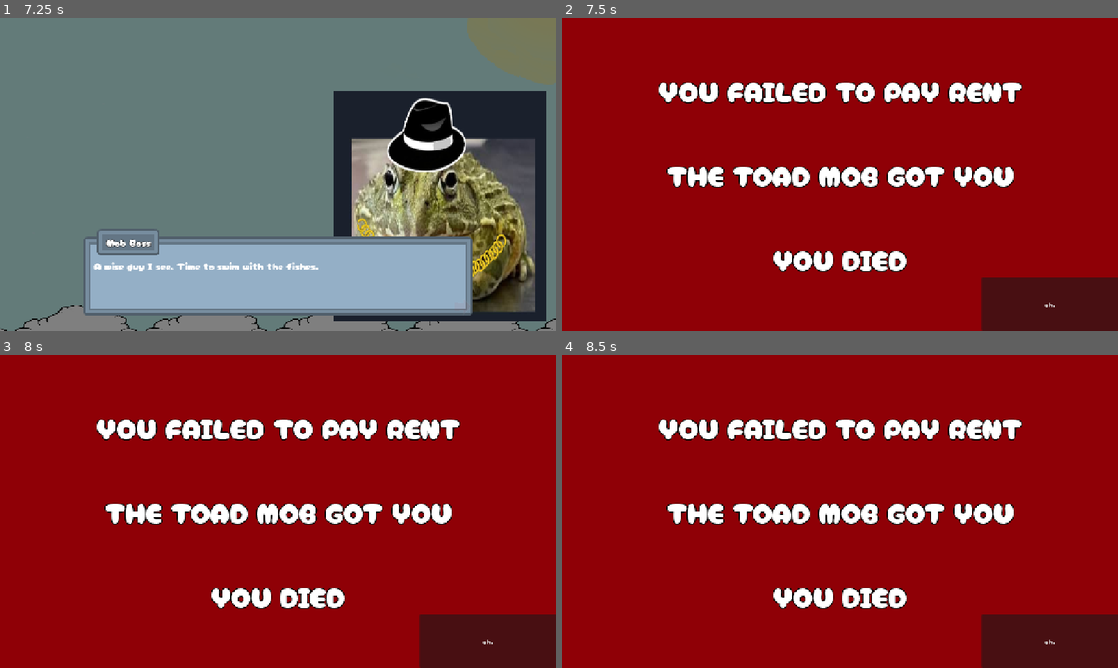
Above: before the commit, frames 1-4 (two rows, left to right).
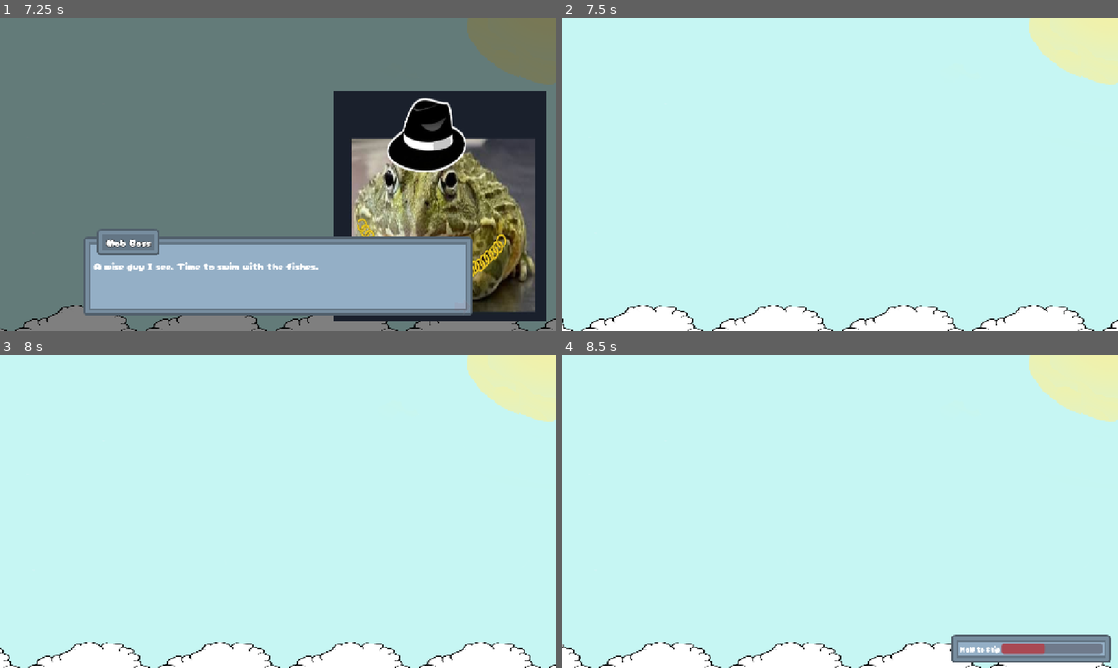
Above: after the commit, the same moments.

Repository: Meoah/Team-Awesome
Game: Godot game, scene res://scenes/default.tscn
Two runs of this game, one before a commit and one after it. Both use one fixed random seed, a clock stepped at 60 frames per second and the inputs below. Sound files missing from this copy of the repository are replaced by a short silence.
Inputs (mouse positions are in pixels of both pictures, inside the frame that each line leads up to):
- Up to frame 1 (7.25 s): tap Enter at 0.5 s; move the mouse to (400, 158) at 0.52 s; hold Right (right) 0.53-1.25 s; hold Space (action) 0.53-1.25 s; click (400, 158) at 0.67 s; click (278, 155) at 1.25 s; drag from (166, 190) to (250, 237) at 2.02 s; move the mouse to (333, 105) at 2.77 s; hold Right (right) 2.78-3.5 s; hold Space (action) 2.78-3.5 s; drag from (250, 237) to (111, 127) at 3.52 s; move the mouse to (444, 221) at 4.27 s; hold Left (left) 4.28-5 s; hold Space (action) 4.28-5 s; drag from (111, 127) to (194, 96) at 5.02 s; move the mouse to (305, 174) at 5.77 s; hold Down (down) 5.78-6.5 s; hold Space (action) 5.78-6.5 s; click (305, 174) at 5.92 s; drag from (194, 96) to (166, 190) at 6.52 s
- Up to frame 2 (7.5 s): move the mouse to (962, 158) at 7.27 s; hold Up (up) from 7.28 s (still down); hold Space (action) from 7.28 s (still down)
- Up to frame 3 (8 s): keep holding Up (up); keep holding Space (action)
- Up to frame 4 (8.5 s): release Up (up) at 8 s; release Space (action) at 8 s; drag from (728, 527) to (812, 574) at 8.02 s

Frame 1 is identical in both runs. In frame 2, 100% of the frame differs, in the area x 0-100%, y 0-100%; in frame 3, 100%; in frame 4, 100%.

Commit message:
Intro Scene BGM change and Jeremy node replacement

Diff:
--- a/scenes/game/cutscenes/intro_cutscene.tscn
+++ b/scenes/game/cutscenes/intro_cutscene.tscn
@@ -1,17 +1,18 @@
-[gd_scene load_steps=21 format=3 uid="uid://3f6aflexnva0"]
+[gd_scene load_steps=22 format=3 uid="uid://3f6aflexnva0"]
 
 [ext_resource type="Script" uid="uid://dms5c0201yxj1" path="res://scripts/game/cutscenes/intro_cutscene.gd" id="1_kb0hh"]
 [ext_resource type="PackedScene" uid="uid://b856gwtwh1bno" path="res://scenes/game/main/daytime_main.tscn" id="2_4sr7y"]
 [ext_resource type="Texture2D" uid="uid://pciiuc4daisv" path="res://assets/textures/background/BackgroundSkyClear.png" id="2_qaqdv"]
+[ext_resource type="AudioStream" uid="uid://d0kvai3gwifqa" path="res://assets/audio/bgm/dump/hell_yeah_arrow_fishing.wav" id="2_t7w3j"]
 [ext_resource type="Texture2D" uid="uid://drsdbbci2pfyp" path="res://assets/textures/background/TreeTops.png" id="3_qnvo7"]
 [ext_resource type="Texture2D" uid="uid://bnbbyk3i184dm" path="res://assets/textures/background/TreeLowers.png" id="4_4sr7y"]
 [ext_resource type="Texture2D" uid="uid://8v7i2pn3jxgb" path="res://assets/textures/background/Placeholder_Water.png" id="5_qnvo7"]
 [ext_resource type="Texture2D" uid="uid://cafh7ij3d6eeu" path="res://assets/textures/fish/wip_fish/Catfish.png" id="6_j6n06"]
 [ext_resource type="Texture2D" uid="uid://bj0xw6pb17jxn" path="res://assets/textures/ui/Mock_Title.png" id="7_sg50k"]
 [ext_resource type="PackedScene" uid="uid://cjoxd6e64nw52" path="res://scenes/ui/hud/hud.tscn" id="9_10lx7"]
+[ext_resource type="Texture2D" uid="uid://cyaxfdsfosdd3" path="res://assets/textures/jeremy/MCPlaceholder.png" id="9_x43rj"]
 [ext_resource type="Texture2D" uid="uid://bkbsok460ot6f" path="res://assets/textures/background/PlaceholderDock.png" id="13_w6mpv"]
 [ext_resource type="Texture2D" uid="uid://bubkm6extv28x" path="res://assets/textures/ui/panel_grey.png" id="14_x43rj"]
-[ext_resource type="PackedScene" uid="uid://c4g7xtu4dc0po" path="res://scenes/actors/main_character.tscn" id="15_pob4g"]
 [ext_resource type="FontFile" uid="uid://ciwjf56aydm2a" path="res://assets/fonts/CherryBombOne-Regular.ttf" id="15_t7w3j"]
 [ext_resource type="Texture2D" uid="uid://44cx551j0x6x" path="res://assets/textures/fish/final_fish/08_Parrotfish.png" id="16_n5cky"]
 [ext_resource type="Texture2D" uid="uid://bd0t5yjd1iq30" path="res://assets/textures/vfx/CloudLarge.png" id="17_ceebp"]
@@ -45,82 +46,70 @@
 tracks/2/type = "value"
 tracks/2/imported = false
 tracks/2/enabled = true
-tracks/2/path = NodePath("Jeremy:modulate")
+tracks/2/path = NodePath("Path2D/PathFollow2D:progress_ratio")
 tracks/2/interp = 1
 tracks/2/loop_wrap = true
 tracks/2/keys = {
 "times": PackedFloat32Array(0),
 "transitions": PackedFloat32Array(1),
 "update": 0,
-"values": [Color(1, 1, 1, 1)]
+"values": [0.0]
 }
 tracks/3/type = "value"
 tracks/3/imported = false
 tracks/3/enabled = true
-tracks/3/path = NodePath("Path2D/PathFollow2D:progress_ratio")
+tracks/3/path = NodePath("Catfish:position")
 tracks/3/interp = 1
 tracks/3/loop_wrap = true
 tracks/3/keys = {
 "times": PackedFloat32Array(0),
 "transitions": PackedFloat32Array(1),
 "update": 0,
-"values": [0.0]
+"values": [Vector2(890.00006, 2633)]
 }
 tracks/4/type = "value"
 tracks/4/imported = false
 tracks/4/enabled = true
-tracks/4/path = NodePath("Catfish:position")
+tracks/4/path = NodePath("HUD:visible")
 tracks/4/interp = 1
 tracks/4/loop_wrap = true
 tracks/4/keys = {
 "times": PackedFloat32Array(0),
 "transitions": PackedFloat32Array(1),
-"update": 0,
-"values": [Vector2(890.00006, 2633)]
+"update": 1,
+"values": [false]
 }
 tracks/5/type = "value"
 tracks/5/imported = false
 tracks/5/enabled = true
-tracks/5/path = NodePath("HUD:visible")
+tracks/5/path = NodePath("HUD:offset")
 tracks/5/interp = 1
 tracks/5/loop_wrap = true
 tracks/5/keys = {
 "times": PackedFloat32Array(0),
 "transitions": PackedFloat32Array(1),
-"update": 1,
-"values": [false]
+"update": 0,
+"values": [Vector2(0, 1800)]
 }
 tracks/6/type = "value"
 tracks/6/imported = false
 tracks/6/enabled = true
-tracks/6/path = NodePath("HUD:offset")
+tracks/6/path = NodePath("HUD/ColorRect:color")
 tracks/6/interp = 1
 tracks/6/loop_wrap = true
 tracks/6/keys = {
 "times": PackedFloat32Array(0),
 "transitions": PackedFloat32Array(1),
 "update": 0,
-"values": [Vector2(0, 1800)]
+"values": [Color(0, 0, 0, 0)]
 }
 tracks/7/type = "value"
 tracks/7/imported = false
 tracks/7/enabled = true
-tracks/7/path = NodePath("HUD/ColorRect:color")
+tracks/7/path = NodePath("Catfish2:position")
 tracks/7/interp = 1
 tracks/7/loop_wrap = true
 tracks/7/keys = {
-"times": PackedFloat32Array(0),
-"transitions": PackedFloat32Array(1),
-"update": 0,
-"values": [Color(0, 0, 0, 0)]
-}
-tracks/8/type = "value"
-tracks/8/imported = false
-tracks/8/enabled = true
-tracks/8/path = NodePath("Catfish2:position")
-tracks/8/interp = 1
-tracks/8/loop_wrap = true
-tracks/8/keys = {
 "times": PackedFloat32Array(0),
 "transitions": PackedFloat32Array(1),
 "update": 0,
@@ -157,86 +146,86 @@
 tracks/2/type = "value"
 tracks/2/imported = false
 tracks/2/enabled = true
-tracks/2/path = NodePath("Jeremy:modulate")
+tracks/2/path = NodePath("Path2D/PathFollow2D:progress_ratio")
 tracks/2/interp = 1
 tracks/2/loop_wrap = true
 tracks/2/keys = {
-"times": PackedFloat32Array(13.733333, 15.299999),
-"transitions": PackedFloat32Array(1, 1),
-"update": 0,
-"values": [Color(1, 1, 1, 0), Color(1, 1, 1, 1)]
+"times": PackedFloat32Array(7.366667, 11.366667),
+"transitions": PackedFloat32Array(1, 1),
+"update": 0,
+"values": [0.0, 1.0]
 }
 tracks/3/type = "value"
 tracks/3/imported = false
 tracks/3/enabled = true
-tracks/3/path = NodePath("Path2D/PathFollow2D:progress_ratio")
-tracks/3/interp = 1
+tracks/3/path = NodePath("Catfish:position")
+tracks/3/interp = 2
 tracks/3/loop_wrap = true
 tracks/3/keys = {
-"times": PackedFloat32Array(7.366667, 11.366667),
-"transitions": PackedFloat32Array(1, 1),
-"update": 0,
-"values": [0.0, 1.0]
+"times": PackedFloat32Array(14.333334, 14.99, 15.67),
+"transitions": PackedFloat32Array(1, 1, 1),
+"update": 0,
+"values": [Vector2(890, 2664), Vector2(808.00006, 2546.0002), Vector2(683, 2647)]
 }
 tracks/4/type = "value"
 tracks/4/imported = false
 tracks/4/enabled = true
-tracks/4/path = NodePath("Catfish:position")
+tracks/4/path = NodePath("Catfish2:position")
 tracks/4/interp = 2
 tracks/4/loop_wrap = true
 tracks/4/keys = {
-"times": PackedFloat32Array(14.333334, 14.99, 15.67),
+"times": PackedFloat32Array(15.533334, 16.216667, 16.666668),
 "transitions": PackedFloat32Array(1, 1, 1),
 "update": 0,
-"values": [Vector2(890, 2664), Vector2(808.00006, 2546.0002), Vector2(683, 2647)]
+"values": [Vector2(683, 2647), Vector2(808.00006, 2546.0002), Vector2(904.00006, 2651.0002)]
 }
 tracks/5/type = "value"
 tracks/5/imported = false
 tracks/5/enabled = true
-tracks/5/path = NodePath("Catfish2:position")
-tracks/5/interp = 2
+tracks/5/path = NodePath("HUD:visible")
+tracks/5/interp = 1
 tracks/5/loop_wrap = true
 tracks/5/keys = {
-"times": PackedFloat32Array(15.533334, 16.216667, 16.666668),
-"transitions": PackedFloat32Array(1, 1, 1),
-"update": 0,
-"values": [Vector2(683, 2647), Vector2(808.00006, 2546.0002), Vector2(904.00006, 2651.0002)]
+"times": PackedFloat32Array(0, 12.766666),
+"transitions": PackedFloat32Array(1, 1),
+"update": 1,
+"values": [false, true]
 }
 tracks/6/type = "value"
 tracks/6/imported = false
 tracks/6/enabled = true
-tracks/6/path = NodePath("HUD:visible")
+tracks/6/path = NodePath("HUD:offset")
 tracks/6/interp = 1
 tracks/6/loop_wrap = true
 tracks/6/keys = {
-"times": PackedFloat32Array(0, 12.766666),
-"transitions": PackedFloat32Array(1, 1),
-"update": 1,
-"values": [false, true]
+"times": PackedFloat32Array(12.500001, 14.000001),
+"transitions": PackedFloat32Array(1, 1),
+"update": 0,
+"values": [Vector2(0, 1800), Vector2(0, 2000)]
 }
 tracks/7/type = "value"
 tracks/7/imported = false
 tracks/7/enabled = true
-tracks/7/path = NodePath("HUD:offset")
+tracks/7/path = NodePath("HUD/ColorRect:color")
 tracks/7/interp = 1
 tracks/7/loop_wrap = true
 tracks/7/keys = {
-"times": PackedFloat32Array(12.500001, 14.000001),
-"transitions": PackedFloat32Array(1, 1),
-"update": 0,
-"values": [Vector2(0, 1800), Vector2(0, 2000)]
+"times": PackedFloat32Array(17.033333, 20),
+"transitions": PackedFloat32Array(1, 1),
+"update": 0,
+"values": [Color(0, 0, 0, 0), Color(0, 0, 0, 1)]
 }
 tracks/8/type = "value"
 tracks/8/imported = false
 tracks/8/enabled = true
-tracks/8/path = NodePath("HUD/ColorRect:color")
+tracks/8/path = NodePath("BoatSprite:modulate")
 tracks/8/interp = 1
 tracks/8/loop_wrap = true
 tracks/8/keys = {
-"times": PackedFloat32Array(17.033333, 20),
-"transitions": PackedFloat32Array(1, 1),
-"update": 0,
-"values": [Color(0, 0, 0, 0), Color(0, 0, 0, 1)]
+"times": PackedFloat32Array(13.738197, 15.304864),
+"transitions": PackedFloat32Array(1, 1),
+"update": 0,
+"values": [Color(1, 1, 1, 0), Color(1, 1, 1, 1)]
 }
 
 [sub_resource type="AnimationLibrary" id="AnimationLibrary_4sr7y"]
@@ -258,9 +247,10 @@
 layout_mode = 3
 anchors_preset = 0
 script = ExtResource("1_kb0hh")
-next_scene = ExtResource("2_4sr7y")
+default_bgm = ExtResource("2_t7w3j")
 hold_skip_control = NodePath("CanvasLayer/HoldToSkip")
 hold_skip_bar = NodePath("CanvasLayer/HoldToSkip/MarginContainer/MarginContainer/HBoxContainer/ProgressBar")
+next_scene = ExtResource("2_4sr7y")
 
 [node name="BackgroundSkyClear" type="Sprite2D" parent="."]
 position = Vector2(640, 360)
@@ -317,9 +307,11 @@
 grow_vertical = 2
 color = Color(0, 0, 0, 0)
 
-[node name="Jeremy" parent="." instance=ExtResource("15_pob4g")]
+[node name="BoatSprite" type="Sprite2D" parent="."]
+modulate = Color(1, 1, 1, 0)
 position = Vector2(350, 2475)
-scale = Vector2(0.15348448, 0.15348448)
+scale = Vector2(0.153, 0.153)
+texture = ExtResource("9_x43rj")
 
 [node name="Path2D" type="Path2D" parent="."]
 position = Vector2(-8, -164)
--- a/scripts/data/dialogue_data.gd
+++ b/scripts/data/dialogue_data.gd
@@ -131,7 +131,6 @@
 	0001 : {
 		KEY_NAME : UNKNOWN,
 		KEY_TEXT : "*Knock Knock Knock*",
-		KEY_BGM : "res://assets/audio/bgm/Mega Man 2 Intro.mp3"
 	},
 	0002 : {
 		KEY_NAME : NAME_MAIN_CHARACTER,
@@ -140,6 +139,7 @@
 	},
 	0003 : {
 		KEY_NAME : NAME_MOB_BOSS,
+		KEY_BGM : "res://assets/audio/bgm/dump/the_frog_is_talking.wav",
 		KEY_TEXT : "Yo kid, rent is PAST DUE!",
 		KEY_IMAGE_R : IMAGE_MOB_BOSS_DEFAULT,
 		KEY_PARAMETERS : ["shaking", "emote_rage"]
--- a/scripts/game/cutscenes/intro_cutscene.gd
+++ b/scripts/game/cutscenes/intro_cutscene.gd
@@ -1,11 +1,14 @@
 extends Control
 
-# TODO there arrow is still visible when panning down. This is undesired.
+@export_category("Audio")
+@export var default_bgm : AudioStream
 
-@export var next_scene : PackedScene
-
+@export_category("Children Nodes")
 @export var hold_skip_control : Control
 @export var hold_skip_bar : ProgressBar
+
+@export_category("PackedScenes")
+@export var next_scene : PackedScene
 
 const SKIP_FADE_DURATION : float = 0.12
 const HOLD_TO_SKIP_SECONDS : float = 1.0
@@ -35,7 +38,8 @@
 		GameManager.popup_queue.show_popup(BasePopup.POPUP_TYPE.DIALOGUE, popup_parameters)
 
 func play_animation():
-		$AnimationPlayer.play("intro_sequence")
+	AudioEngine.play_bgm(default_bgm, "", false, 5.0)
+	$AnimationPlayer.play("intro_sequence")
 
 func _process(delta: float) -> void:
 	if not is_holding_skip : return
